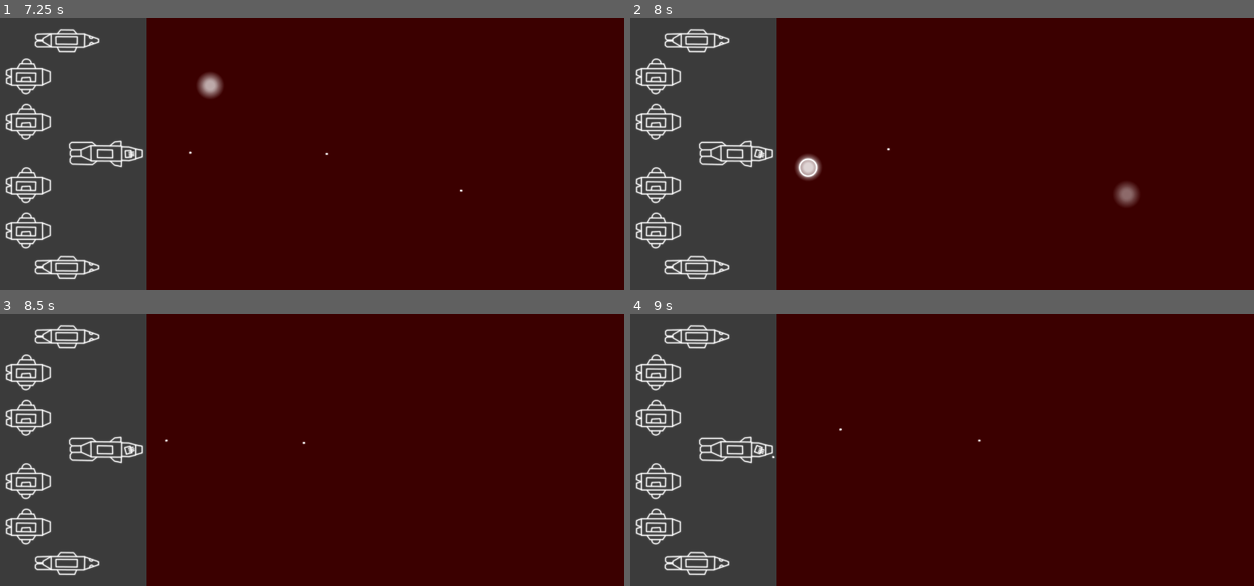
Above: before the commit, frames 1-4 (two rows, left to right).
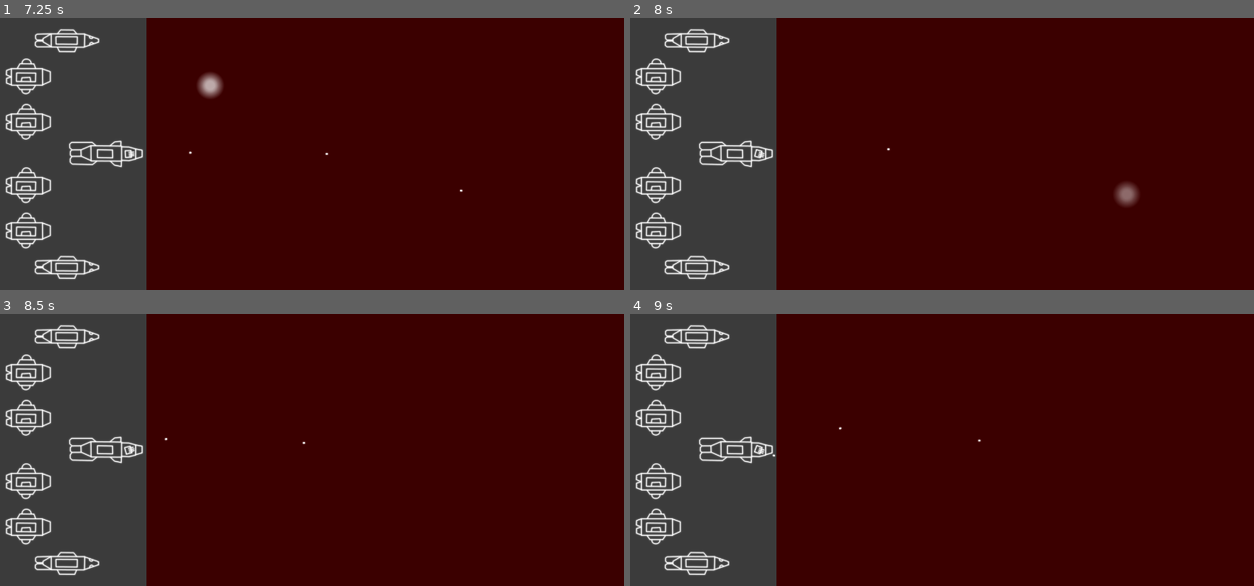
Above: after the commit, the same moments.

Repository: couaky/crossing-the-field
Game: Godot game, scene res://main/Main.tscn
Two runs of this game, one before a commit and one after it. Both use one fixed random seed, a clock stepped at 60 frames per second and the inputs below.
Inputs (mouse positions are in pixels of both pictures, inside the frame that each line leads up to):
- Up to frame 1 (7.25 s): tap Enter at 0.5, 3.5 s; move the mouse to (443, 140) at 0.52 s; tap Q (fire_cannons) every 0.75 s from 0.6 to 6.6 s; tap Space at 1.25 s; move the mouse to (180, 167) at 1.27 s; move the mouse to (368, 94) at 2.02 s; move the mouse to (274, 208) at 2.77 s; move the mouse to (499, 194) at 3.52 s; move the mouse to (112, 113) at 4.27 s; move the mouse to (336, 154) at 5.02 s; move the mouse to (212, 86) at 5.77 s; move the mouse to (443, 140) at 6.52 s
- Up to frame 2 (8 s): move the mouse to (810, 167) at 7.27 s; tap Q (fire_cannons) at 7.35 s
- Up to frame 3 (8.5 s): move the mouse to (368, 390) at 8.02 s; tap Q (fire_cannons) at 8.1 s
- Up to frame 4 (9 s): move the mouse to (904, 504) at 8.77 s; tap Q (fire_cannons) at 8.85 s

Frame 1 is identical in both runs. In frame 2, 0.3% of the frame differs, in the area x 26-31%, y 50-60%; in frame 3, less than 0.1%; in frame 4, less than 0.1%.

Commit message:
Reload management

Diff:
--- a/components/PlayerFleet.gd
+++ b/components/PlayerFleet.gd
@@ -7,18 +7,35 @@
 var number_of_cannons = 3
 
 var turret_node: Node2D
+var cannon_next_to_fire: int = 0
 var cannon_spawn_points: Array # Of Position2D
-var cannon_spawn_index: int = 0
+var cannon_reloading_speed: float = 1.0
+var cannon_loaded_status: Array # Of float, 1 means fully loaded
+
+
+func _reload_cannons(delta):
+	var need_to_reload = false
+	var cannon_index = 0
+	for cannon_it in range(number_of_cannons):
+		cannon_index = (cannon_next_to_fire + cannon_it) % number_of_cannons
+		if cannon_loaded_status[cannon_index] < 1.0:
+			need_to_reload = true
+			break
+	if need_to_reload:
+		cannon_loaded_status[cannon_index] += cannon_reloading_speed * delta
+		cannon_loaded_status[cannon_index] = min(cannon_loaded_status[cannon_index], 1.0)
 
 
 func _fire_cannon(shot_target: Vector2):
-	var spawn_point = cannon_spawn_points[cannon_spawn_index]
-	var created_shell = cannon_shell.instance()
-	add_child(created_shell)
-	created_shell.global_position = spawn_point.global_position
-	created_shell.global_rotation = spawn_point.global_rotation
-	created_shell.fire_at(shot_target)
-	cannon_spawn_index = (cannon_spawn_index + 1) % number_of_cannons
+	if cannon_loaded_status[cannon_next_to_fire] == 1.0:
+		var spawn_point = cannon_spawn_points[cannon_next_to_fire]
+		var created_shell = cannon_shell.instance()
+		add_child(created_shell)
+		created_shell.global_position = spawn_point.global_position
+		created_shell.global_rotation = spawn_point.global_rotation
+		created_shell.fire_at(shot_target)
+		cannon_loaded_status[cannon_next_to_fire] = 0
+		cannon_next_to_fire = (cannon_next_to_fire + 1) % number_of_cannons
 
 
 func _ready():
@@ -28,6 +45,7 @@
 		$Cruiser/SpriteTurret/CannonMiddle,
 		$Cruiser/SpriteTurret/CannonRight
 	]
+	cannon_loaded_status = [1, 1, 1]
 
 
 func _process(delta):
@@ -36,5 +54,7 @@
 
 	turret_node.look_at(mouse_position)
 
+	_reload_cannons(delta)
+
 	if Input.is_action_just_pressed("fire_cannons"):
 		_fire_cannon(mouse_position)
--- a/main/Main.gd
+++ b/main/Main.gd
@@ -2,9 +2,8 @@
 
 
 # TODOs
-#	Finalize cannon shots
-#		Reload management
-#	Having a proper target icon
+#	Having a proper target and cursor icon
+#	Reload data on cursor
 #	Asteroids explosions
 #	Fleet management -> shot permission + game over
 #	Next steps
